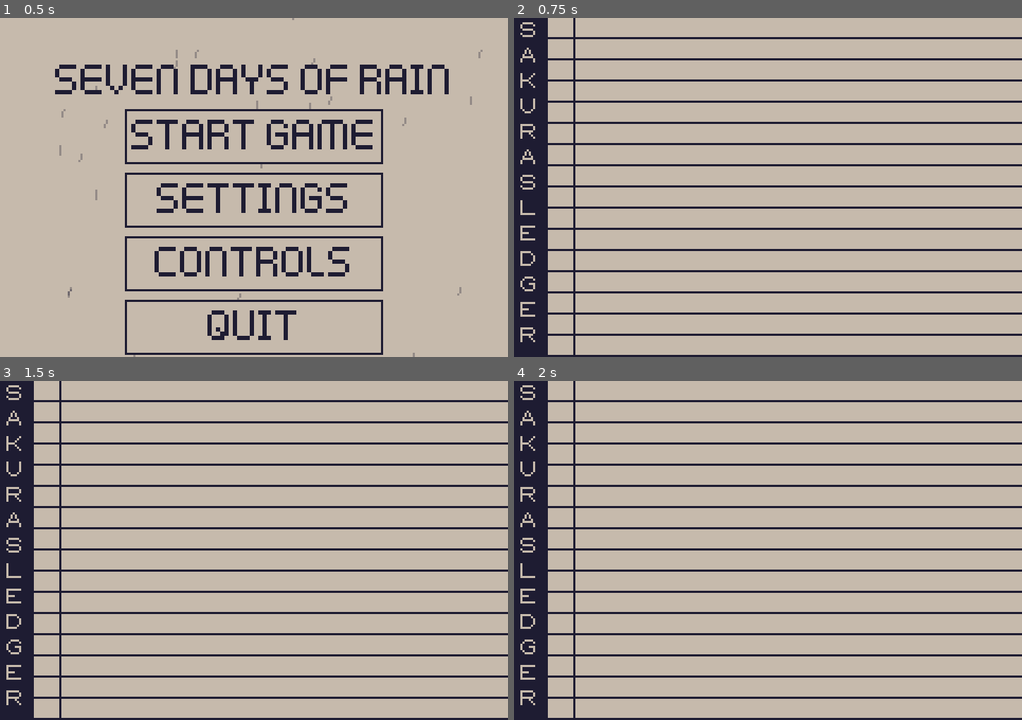
Above: before the commit, frames 1-4 (two rows, left to right).
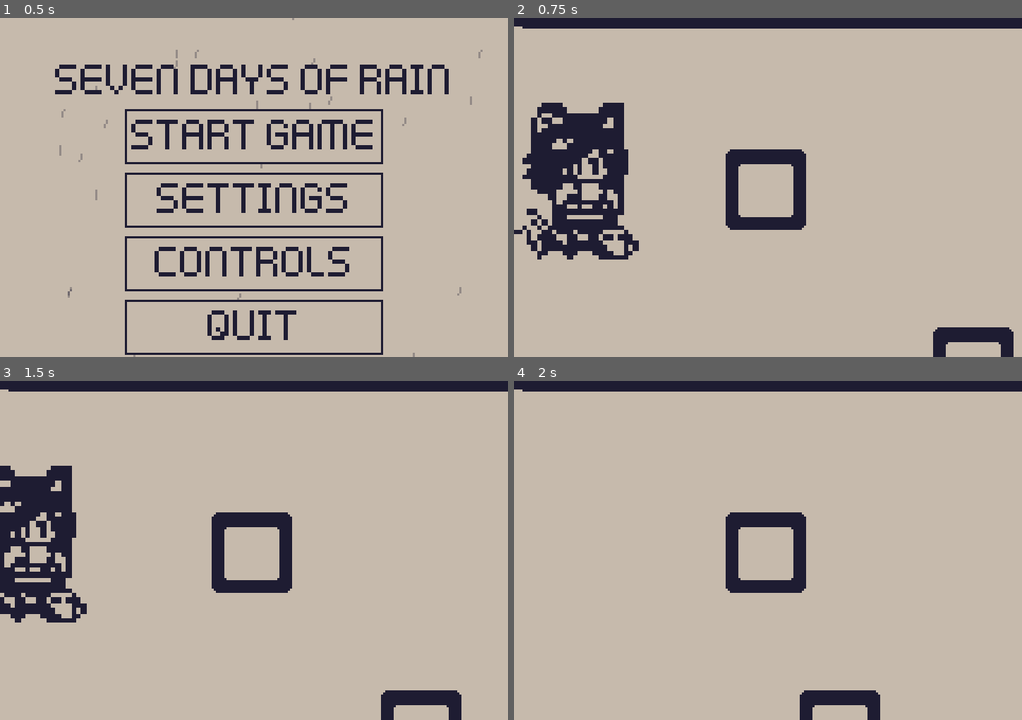
Above: after the commit, the same moments.

Repository: chickengamer555/7-days-of-rain-B1T-jam
Game: Godot game, scene res://UI/MainMenu/main_menu.tscn
Two runs of this game, one before a commit and one after it. Both use one fixed random seed, a clock stepped at 60 frames per second and the inputs below. The engine's default icon, where the game draws it, is replaced by a stand-in: a white triangle on a blue panel in a dark square.
Inputs (mouse positions are in pixels of both pictures, inside the frame that each line leads up to):
- Up to frame 1 (0.5 s): no input
- Up to frame 2 (0.75 s): click "Start Game" at 0.5 s
- Up to frame 3 (1.5 s): tap Enter at 1.25 s; move the mouse to (365, 533) at 1.27 s; hold Right (right) from 1.28 s (still down); hold F (Fast_foward) from 1.28 s (still down); click (365, 533) at 1.42 s
- Up to frame 4 (2 s): keep holding Right (right); keep holding F (Fast_foward)

Frame 1 is identical in both runs. In frame 2, 24% of the frame differs, in the area x 0-100%, y 0-100%; in frame 3, 21%; in frame 4, 21%.

Commit message:
Tile sets done

Diff:
--- /dev/null
+++ b/Assets/Tilemaps/paths.tres
@@ -0,0 +1,47 @@
+[gd_resource type="TileSet" format=3 uid="uid://b3q04mh68qve5"]
+
+[ext_resource type="Texture2D" uid="uid://b85g211kmspj4" path="res://Assets/Tilemaps/spr_normalpath.png" id="1_csmn0"]
+
+[sub_resource type="TileSetAtlasSource" id="TileSetAtlasSource_llmk3"]
+texture = ExtResource("1_csmn0")
+0:0/0 = 0
+1:0/0 = 0
+2:0/0 = 0
+3:0/0 = 0
+4:0/0 = 0
+5:0/0 = 0
+6:0/0 = 0
+7:0/0 = 0
+0:1/0 = 0
+1:1/0 = 0
+2:1/0 = 0
+3:1/0 = 0
+4:1/0 = 0
+5:1/0 = 0
+6:1/0 = 0
+7:1/0 = 0
+0:2/0 = 0
+1:2/0 = 0
+2:2/0 = 0
+3:2/0 = 0
+4:2/0 = 0
+5:2/0 = 0
+6:2/0 = 0
+7:2/0 = 0
+0:3/0 = 0
+1:3/0 = 0
+2:3/0 = 0
+3:3/0 = 0
+4:3/0 = 0
+5:3/0 = 0
+6:3/0 = 0
+7:3/0 = 0
+0:4/0 = 0
+1:4/next_alternative_id = 3
+1:4/0 = 0
+1:4/1 = 1
+1:4/1/modulate = Color(1, 1, 1, 0)
+
+[resource]
+physics_layer_0/collision_layer = 1
+sources/0 = SubResource("TileSetAtlasSource_llmk3")
--- /dev/null
+++ b/Assets/Tilemaps/rivers.tres
@@ -0,0 +1,74 @@
+[gd_resource type="TileSet" format=3 uid="uid://duy7uoftfof75"]
+
+[ext_resource type="Texture2D" uid="uid://758gje3utll1" path="res://Assets/Tilemaps/spr_watertileset.png" id="1_blrif"]
+
+[sub_resource type="TileSetAtlasSource" id="TileSetAtlasSource_cdnxv"]
+texture = ExtResource("1_blrif")
+0:4/0 = 0
+0:4/0/physics_layer_0/polygon_0/points = PackedVector2Array(-8, -8, 8, -8, 8, 8, -8, 8)
+1:4/0 = 0
+1:4/0/physics_layer_0/polygon_0/points = PackedVector2Array(-8, -8, 8, -8, 8, 8, -8, 8)
+2:4/0 = 0
+2:4/0/physics_layer_0/polygon_0/points = PackedVector2Array(-8, -8, 8, -8, 8, 8, -8, 8)
+3:4/0 = 0
+3:4/0/physics_layer_0/polygon_0/points = PackedVector2Array(-8, -8, 8, -8, 8, 8, -8, 8)
+4:4/0 = 0
+4:4/0/physics_layer_0/polygon_0/points = PackedVector2Array(-8, -8, 8, -8, 8, 8, -8, 8)
+5:4/0 = 0
+5:4/0/physics_layer_0/polygon_0/points = PackedVector2Array(-8, -8, 8, -8, 8, 8, -8, 8)
+6:4/0 = 0
+6:4/0/physics_layer_0/polygon_0/points = PackedVector2Array(-8, -8, 8, -8, 8, 8, -8, 8)
+7:4/0 = 0
+7:4/0/physics_layer_0/polygon_0/points = PackedVector2Array(-8, -8, 8, -8, 8, 8, -8, 8)
+0:5/0 = 0
+0:5/0/physics_layer_0/polygon_0/points = PackedVector2Array(-8, -8, 8, -8, 8, 8, -8, 8)
+1:5/0 = 0
+1:5/0/physics_layer_0/polygon_0/points = PackedVector2Array(-8, -8, 8, -8, 8, 8, -8, 8)
+2:5/0 = 0
+2:5/0/physics_layer_0/polygon_0/points = PackedVector2Array(-8, -8, 8, -8, 8, 8, -8, 8)
+3:5/0 = 0
+3:5/0/physics_layer_0/polygon_0/points = PackedVector2Array(-8, -8, 8, -8, 8, 8, -8, 8)
+4:5/0 = 0
+4:5/0/physics_layer_0/polygon_0/points = PackedVector2Array(-8, -8, 8, -8, 8, 8, -8, 8)
+5:5/0 = 0
+5:5/0/physics_layer_0/polygon_0/points = PackedVector2Array(-8, -8, 8, -8, 8, 8, -8, 8)
+6:5/0 = 0
+6:5/0/physics_layer_0/polygon_0/points = PackedVector2Array(-8, -8, 8, -8, 8, 8, -8, 8)
+7:5/0 = 0
+7:5/0/physics_layer_0/polygon_0/points = PackedVector2Array(-8, -8, 8, -8, 8, 8, -8, 8)
+0:6/0 = 0
+0:6/0/physics_layer_0/polygon_0/points = PackedVector2Array(-8, -8, 8, -8, 8, 8, -8, 8)
+1:6/0 = 0
+1:6/0/physics_layer_0/polygon_0/points = PackedVector2Array(-8, -8, 8, -8, 8, 8, -8, 8)
+2:6/0 = 0
+2:6/0/physics_layer_0/polygon_0/points = PackedVector2Array(-8, -8, 8, -8, 8, 8, -8, 8)
+3:6/0 = 0
+3:6/0/physics_layer_0/polygon_0/points = PackedVector2Array(-8, -8, 8, -8, 8, 8, -8, 8)
+4:6/0 = 0
+4:6/0/physics_layer_0/polygon_0/points = PackedVector2Array(-8, -8, 8, -8, 8, 8, -8, 8)
+5:6/0 = 0
+5:6/0/physics_layer_0/polygon_0/points = PackedVector2Array(-8, -8, 8, -8, 8, 8, -8, 8)
+6:6/0 = 0
+6:6/0/physics_layer_0/polygon_0/points = PackedVector2Array(-8, -8, 8, -8, 8, 8, -8, 8)
+7:6/0 = 0
+7:6/0/physics_layer_0/polygon_0/points = PackedVector2Array(-8, -8, 8, -8, 8, 8, -8, 8)
+0:7/0 = 0
+0:7/0/physics_layer_0/polygon_0/points = PackedVector2Array(-8, -8, 8, -8, 8, 8, -8, 8)
+1:7/0 = 0
+1:7/0/physics_layer_0/polygon_0/points = PackedVector2Array(-8, -8, 8, -8, 8, 8, -8, 8)
+2:7/0 = 0
+2:7/0/physics_layer_0/polygon_0/points = PackedVector2Array(-8, -8, 8, -8, 8, 8, -8, 8)
+3:7/0 = 0
+3:7/0/physics_layer_0/polygon_0/points = PackedVector2Array(-8, -8, 8, -8, 8, 8, -8, 8)
+4:7/0 = 0
+4:7/0/physics_layer_0/polygon_0/points = PackedVector2Array(-8, -8, 8, -8, 8, 8, -8, 8)
+5:7/0 = 0
+5:7/0/physics_layer_0/polygon_0/points = PackedVector2Array(-8, -8, 8, -8, 8, 8, -8, 8)
+6:7/0 = 0
+6:7/0/physics_layer_0/polygon_0/points = PackedVector2Array(-8, -8, 8, -8, 8, 8, -8, 8)
+7:7/0 = 0
+7:7/0/physics_layer_0/polygon_0/points = PackedVector2Array(-8, -8, 8, -8, 8, 8, -8, 8)
+
+[resource]
+physics_layer_0/collision_layer = 1
+sources/0 = SubResource("TileSetAtlasSource_cdnxv")
--- a/HUD/HUD.tscn
+++ b/HUD/HUD.tscn
@@ -38,6 +38,7 @@
 [node name="NewEntryTimer" type="Timer" parent="." unique_id=345778449]
 
 [node name="LedgerScreen" type="Panel" parent="." unique_id=1072489921]
+visible = false
 anchors_preset = 15
 anchor_right = 1.0
 anchor_bottom = 1.0
--- /dev/null
+++ b/Main/main.tscn
@@ -0,0 +1,27 @@
+[gd_scene format=3 uid="uid://br4pe8oua816d"]
+
+[ext_resource type="PackedScene" uid="uid://di4xy37qbc6wq" path="res://Player/player.tscn" id="1_k3v36"]
+[ext_resource type="Script" uid="uid://coci71j4s2cxg" path="res://Main/placeholder.gd" id="1_qvhan"]
+[ext_resource type="TileSet" uid="uid://b3q04mh68qve5" path="res://Assets/Tilemaps/paths.tres" id="4_eunhr"]
+[ext_resource type="TileSet" uid="uid://duy7uoftfof75" path="res://Assets/Tilemaps/rivers.tres" id="5_k3v36"]
+[ext_resource type="PackedScene" uid="uid://bg7h7uxj0d0tp" path="res://HUD/HUD.tscn" id="5_rj11h"]
+
+[node name="Main" type="Node2D" unique_id=661073907]
+script = ExtResource("1_qvhan")
+
+[node name="Player" parent="." unique_id=1016449922 instance=ExtResource("1_k3v36")]
+position = Vector2(-549, -531)
+
+[node name="PlaceHolder" type="Node2D" parent="." unique_id=2009617848]
+
+[node name="Spots" type="Node2D" parent="." unique_id=1854963637]
+
+[node name="Hud" parent="." unique_id=786916839 instance=ExtResource("5_rj11h")]
+
+[node name="NPCs" type="Node2D" parent="." unique_id=873954492]
+
+[node name="Paths" type="TileMapLayer" parent="." unique_id=1131176822]
+tile_set = ExtResource("4_eunhr")
+
+[node name="Rivers" type="TileMapLayer" parent="." unique_id=251785101]
+tile_set = ExtResource("5_k3v36")
--- a/test/test.tscn
+++ b/test/test.tscn
@@ -1,7 +1,7 @@
 [gd_scene format=3 uid="uid://xc8hn5n5goux"]
 
 [ext_resource type="Texture2D" uid="uid://8ia57vbc23j3" path="res://icon.svg" id="1_s3n3v"]
-[ext_resource type="Script" uid="uid://coci71j4s2cxg" path="res://test/placeholder.gd" id="2_aeque"]
+[ext_resource type="Script" uid="uid://coci71j4s2cxg" path="res://Main/placeholder.gd" id="2_aeque"]
 [ext_resource type="PackedScene" uid="uid://di4xy37qbc6wq" path="res://Player/player.tscn" id="2_kgdm3"]
 [ext_resource type="Script" uid="uid://bpmospghawpiw" path="res://test/clock_test.gd" id="3_aeque"]
 [ext_resource type="Script" uid="uid://c3x5k0vs6q56c" path="res://data/classes/NPC_DATA.gd" id="3_f6u32"]
Renamed: Assets/spr_normalpath.png -> Assets/Tilemaps/spr_normalpath.png
Not shown, changed: Assets/Tilemaps/spr_normalpath.png.import
Renamed: Assets/spr_watertileset.png -> Assets/Tilemaps/spr_watertileset.png
Not shown, added: Assets/Tilemaps/spr_watertileset.png.import
Renamed: test/placeholder.gd -> Main/placeholder.gd
Renamed: test/placeholder.gd.uid -> Main/placeholder.gd.uid
